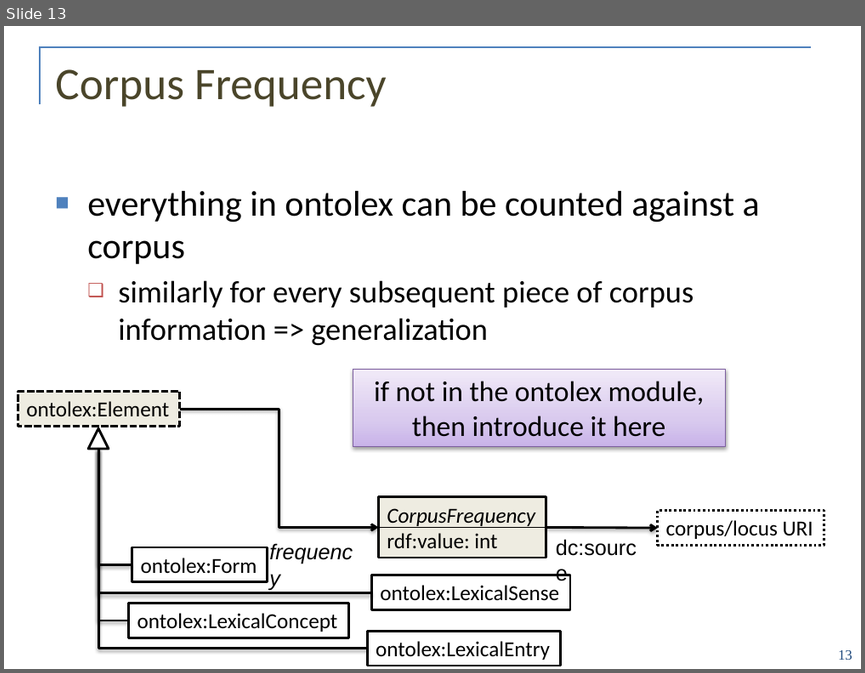
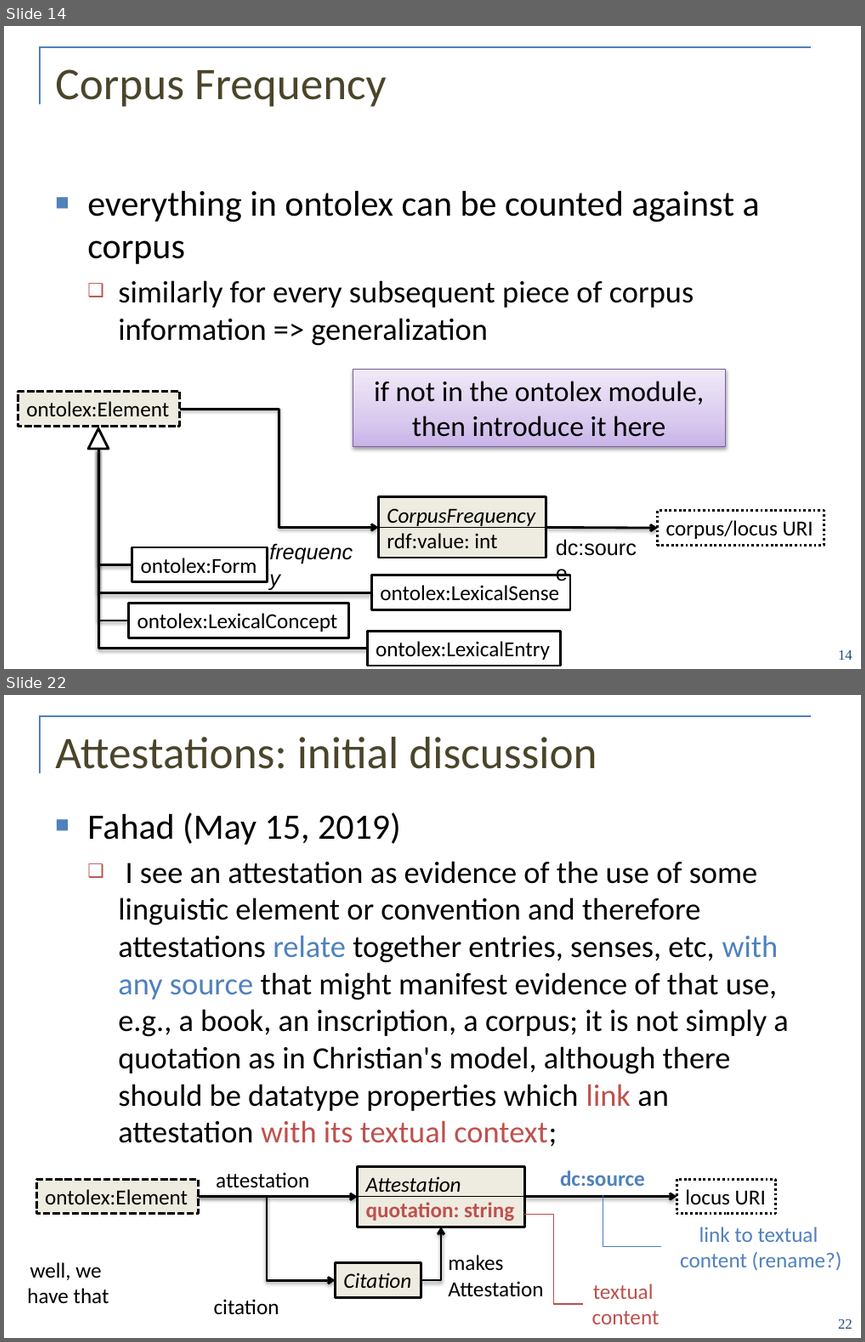
Before and after one commit to ontolex/frequency-attestation-corpus-information, a slide deck: doc/ontolex-f2f-leipzig-may2019.pptx. Shown one above the other, each under a label of ours: slide 13 before the commit, slides 14 and 22 after it; the slides between them are not shown. The pictures are 865x673 and 865x1342 pixels, drawn with LibreOffice and Linux fonts; fonts in the diff are those of the drawing; background and template pictures are left out. Boxes give left, top, right and bottom in pixels: in the first picture for what was removed or moved away, otherwise in the second. Text is boxed around its words. In the diff, an @@ line names an element or a change of style, - is before the commit and + after.

```diff
--- a/doc/ontolex-f2f-leipzig-may2019.pptx
+++ b/doc/ontolex-f2f-leipzig-may2019.pptx
@@ slide 22 added at bbox=[4, 695, 861, 1338], background #FFFFFF; not listed: 2 template elements that a slide beside it also shows @@
@@ title added at bbox=[55, 737, 596, 769], 38 pt, text #4A452A @@
+Attestations: initial discussion
@@ text added at bbox=[87, 812, 788, 1146], 26 pt, text #000000 @@
+■ Fahad (May 15, 2019)
+  ❑ I see an attestation as evidence of the use of some linguistic element or convention and therefore attestations relate together entries, senses, etc, with any source that might manifest evidence of that use, e.g., a book, an inscription, a corpus; it is not simply a quotation as in Christian's model, although there should be datatype properties which link an attestation with its textual context;
@@ text added at bbox=[216, 1172, 309, 1188], 18 pt, text #000000 @@
+attestation
@@ rectangle added at bbox=[357, 1166, 524, 1227], fill #EEECE1, outline #000000 2 pt, 18 pt, text #C0504D, bold @@
+Attestation
+quotation: string
@@ text added at bbox=[560, 1170, 645, 1185], 18 pt, text #4F81BD, bold @@
+dc:source
@@ rectangle added at bbox=[36, 1179, 199, 1213], fill #EEECE1, outline #000000 2 pt dashed, 18 pt, text #000000 @@
+ontolex:Element
@@ elbow arrow added from (199, 1197) to (357, 1197), #000000 2 pt @@
@@ elbow arrow added from (199, 1197) to (336, 1280), #000000 2 pt @@
@@ line added from (357, 1197) to (524, 1197), #000000 0.75 pt @@
@@ elbow arrow added from (524, 1197) to (676, 1197), #000000 2 pt @@
@@ elbow line added from (603, 1196) to (661, 1247), #4B7EBC 0.75 pt @@
@@ rectangle added at bbox=[676, 1179, 775, 1213], outline #000000 2 pt dashed, 18 pt, text #000000 @@
+locus URI
@@ elbow arrow added from (421, 1280) to (441, 1227), #000000 2 pt @@
@@ elbow line added from (524, 1214) to (583, 1304), #BF4C48 0.75 pt @@
@@ text added at bbox=[680, 1226, 842, 1270], 18 pt, text #4F81BD @@
+link to textual
+content (rename?)
@@ text added at bbox=[448, 1254, 543, 1297], 18 pt, text #000000 @@
+makes
+Attestation
@@ text added at bbox=[27, 1262, 109, 1304], 18 pt, text #000000 @@
+well, we
+have that
@@ rectangle added at bbox=[336, 1262, 421, 1297], fill #EEECE1, outline #000000 2 pt, 18 pt, text #000000, italic @@
+Citation
@@ text added at bbox=[214, 1299, 279, 1315], 18 pt, text #000000 @@
+citation
@@ text added at bbox=[592, 1283, 659, 1324], 18 pt, text #C0504D @@
+textual
+content
@@ page number added at bbox=[838, 1319, 852, 1328], 12 pt, text #1F497D @@
+22
@@ what was slide 13 is now slide 14 @@
@@ page number at bbox=[838, 650, 852, 659]: text changed @@
-13
+14
```
Also in this commit, not shown: 1 slide changed, 17 other slides added.
